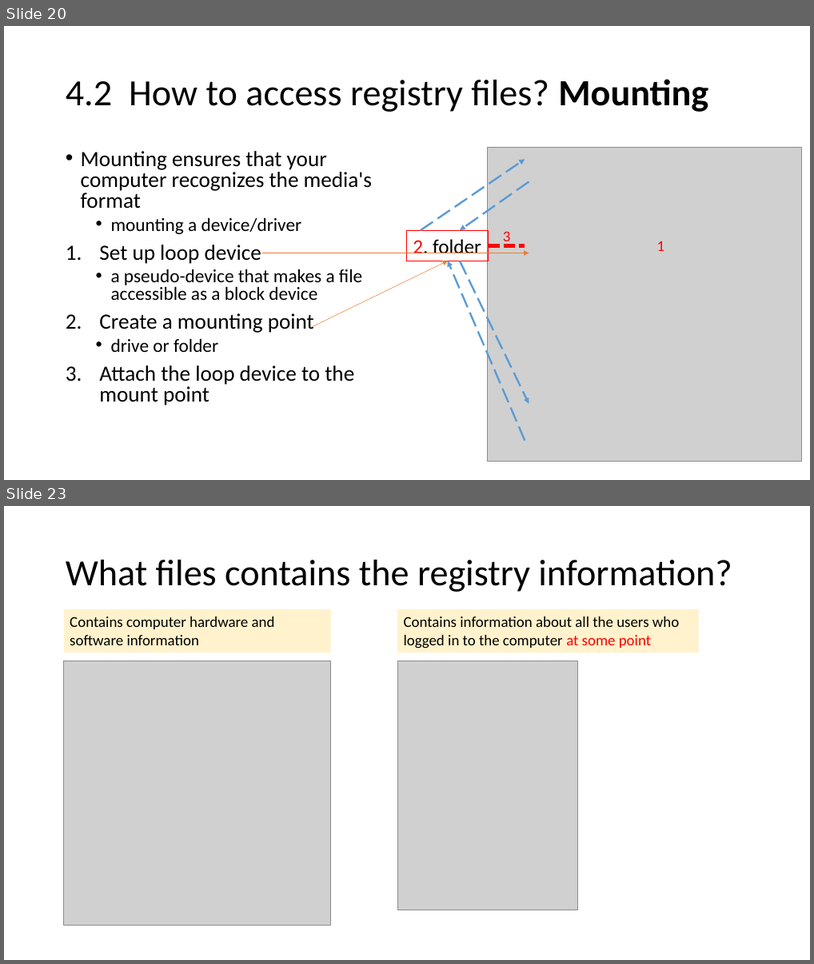
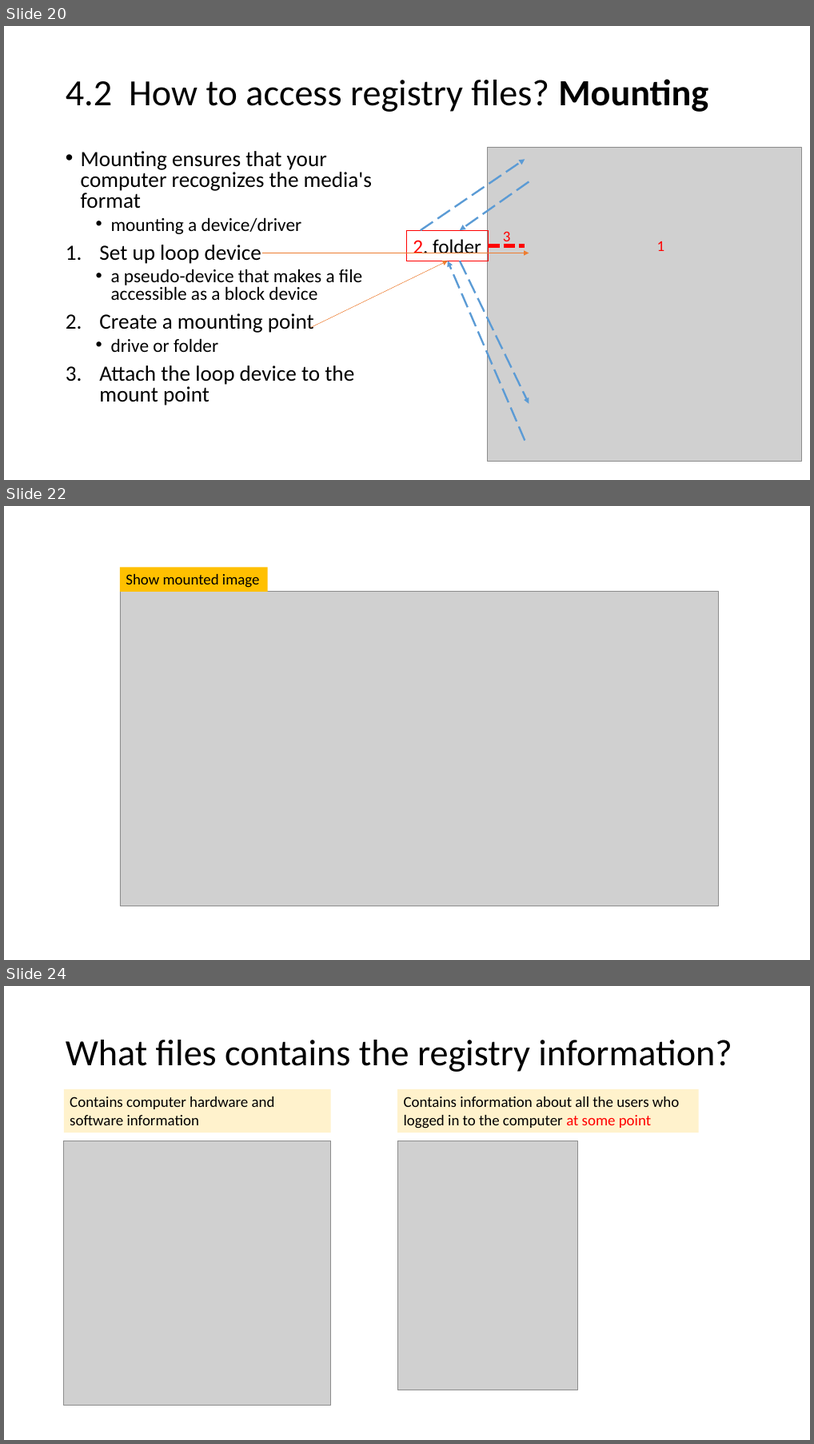
Before and after one commit to frankwxu/digital-forensics-lab, a slide deck: NIST_Data_Leakage_Case/NIST_Data_Leakage_00_Env_Setting.pptx. Shown one above the other, each under a label of ours: slides 20 and 23 before the commit, slides 20, 22 and 24 after it; the slides between them are not shown. The pictures are 814x964 and 814x1444 pixels, drawn with LibreOffice and Linux fonts; fonts in the diff are those of the drawing; grey boxes stand for pictures; background and template pictures are left out. Boxes give left, top, right and bottom in pixels: in the first picture for what was removed or moved away, otherwise in the second. Text is boxed around its words. In the diff, an @@ line names an element or a change of style, - is before the commit and + after.

```diff
--- a/NIST_Data_Leakage_Case/NIST_Data_Leakage_00_Env_Setting.pptx
+++ b/NIST_Data_Leakage_Case/NIST_Data_Leakage_00_Env_Setting.pptx
@@ slide 22 added at (4,506,810,960), background #FFFFFF @@
@@ rectangle added at (120,567,268,592), fill #FFC000, 18 pt, text #000000 @@
+Show mounted image
@@ picture added at (120,592,719,905) @@
@@ what was slide 23 is now slide 24 @@
```
Also in this commit, not shown: 2 slides changed.
